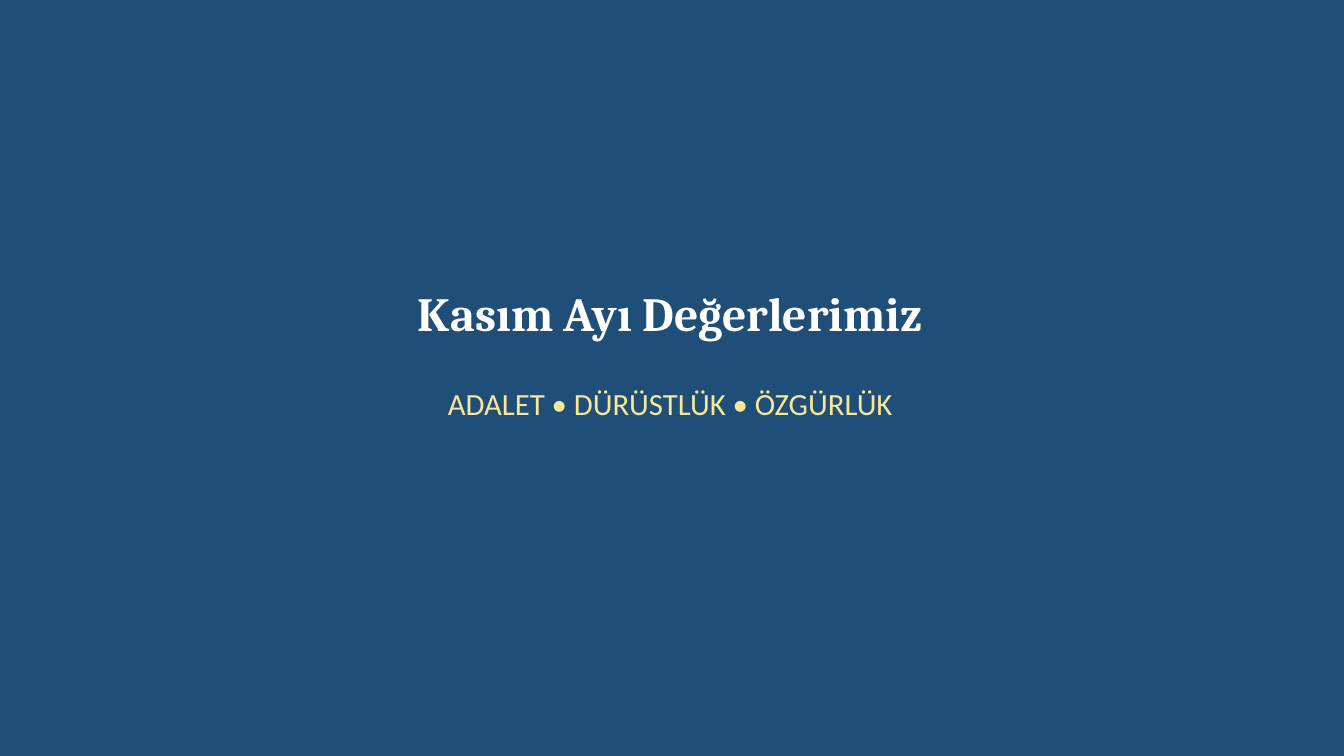
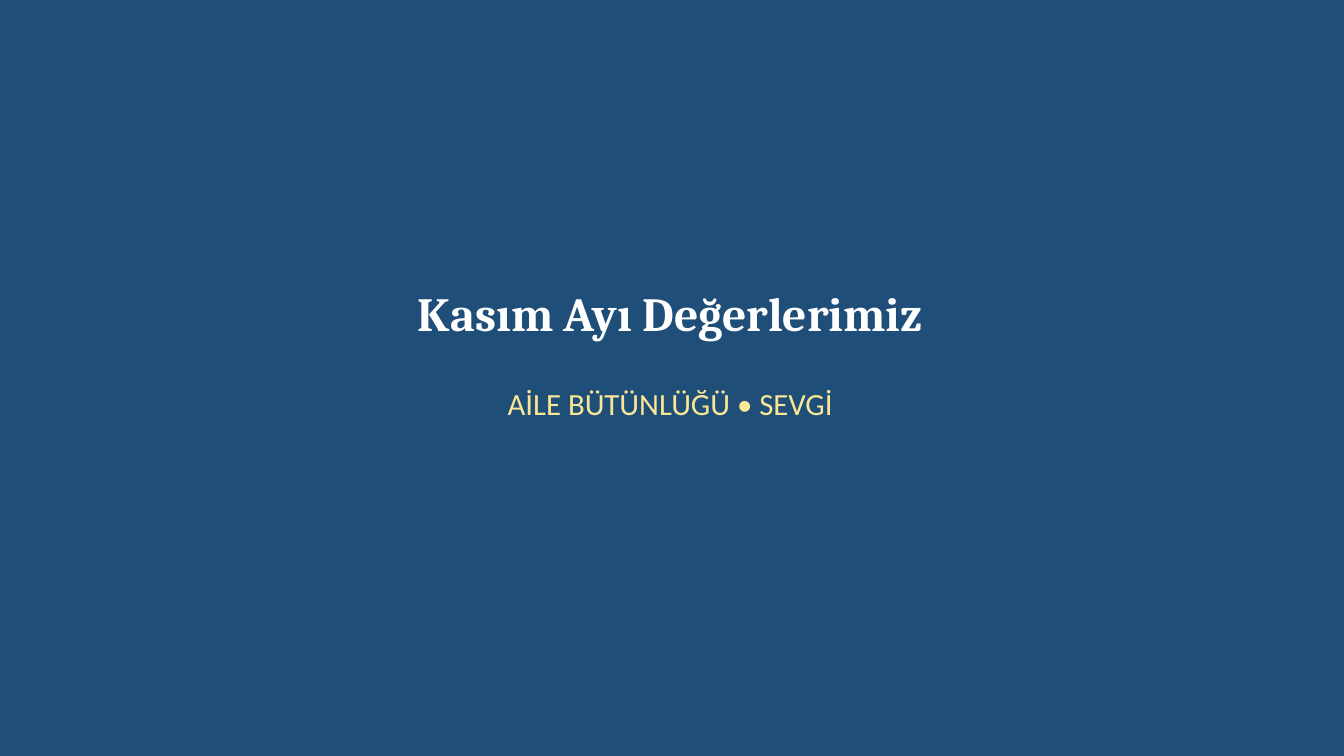
Before and after one commit to oogretmen1-tech/oogretmen1-tech.github.io, a slide deck: slide 4 of kasim-cedes-pano.pptx (slide 5 before the commit). Drawn at 1344x756 pixels with LibreOffice and Linux fonts; fonts in the diff are those of the drawing. Boxes give left, top, right and bottom in pixels: in the first picture for what was removed or moved away, otherwise in the second. Text is boxed around its words. In the diff, an @@ line names an element or a change of style, - is before the commit and + after.

```diff
--- a/kasim-cedes-pano.pptx
+++ b/kasim-cedes-pano.pptx
@@ text at bbox=[508, 390, 832, 416]: text changed @@
-ADALET • DÜRÜSTLÜK • ÖZGÜRLÜK
+AİLE BÜTÜNLÜĞÜ • SEVGİ
```
Also in this commit, not shown: 3 other slides changed, 1 slide removed, 40 other files.
